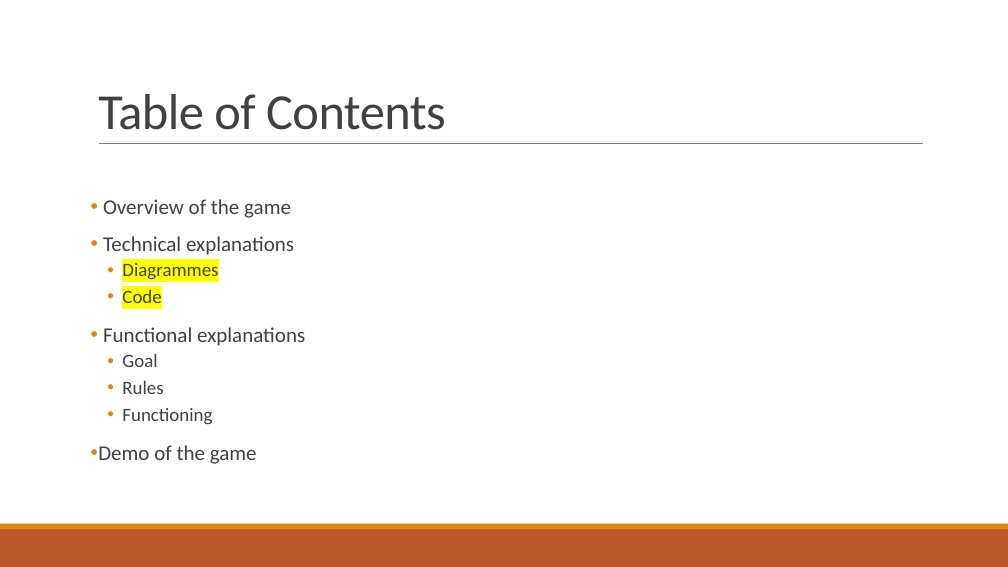
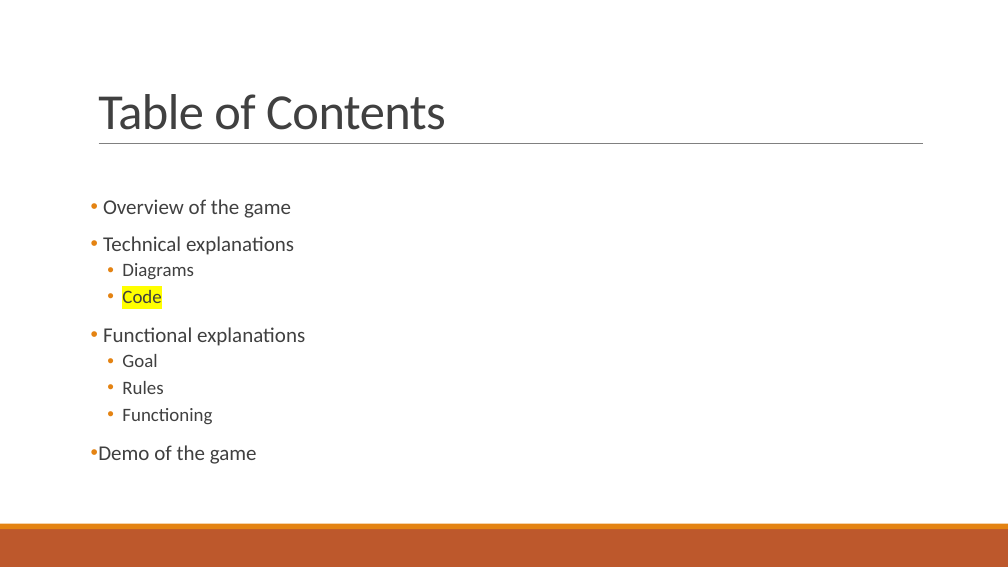
Before and after one commit to Studisys/Lorann-Java-Project----Exia-CESI-A1, a slide deck: slide 3 of Deliverables/Lorann - PowerPoint.pptx. Drawn at 1008x567 pixels with LibreOffice and Linux fonts; fonts in the diff are those of the drawing. Boxes give left, top, right and bottom in pixels: in the first picture for what was removed or moved away, otherwise in the second. Text is boxed around its words. In the diff, an @@ line names an element or a change of style, - is before the commit and + after.

Commit message:
edit pptx

```diff
--- a/Deliverables/Lorann - PowerPoint.pptx
+++ b/Deliverables/Lorann - PowerPoint.pptx
@@ text at (122, 263, 194, 280): text changed @@
-  • Diagrammes
+  • Diagrams
```
Also in this commit, not shown: 2 other files.
